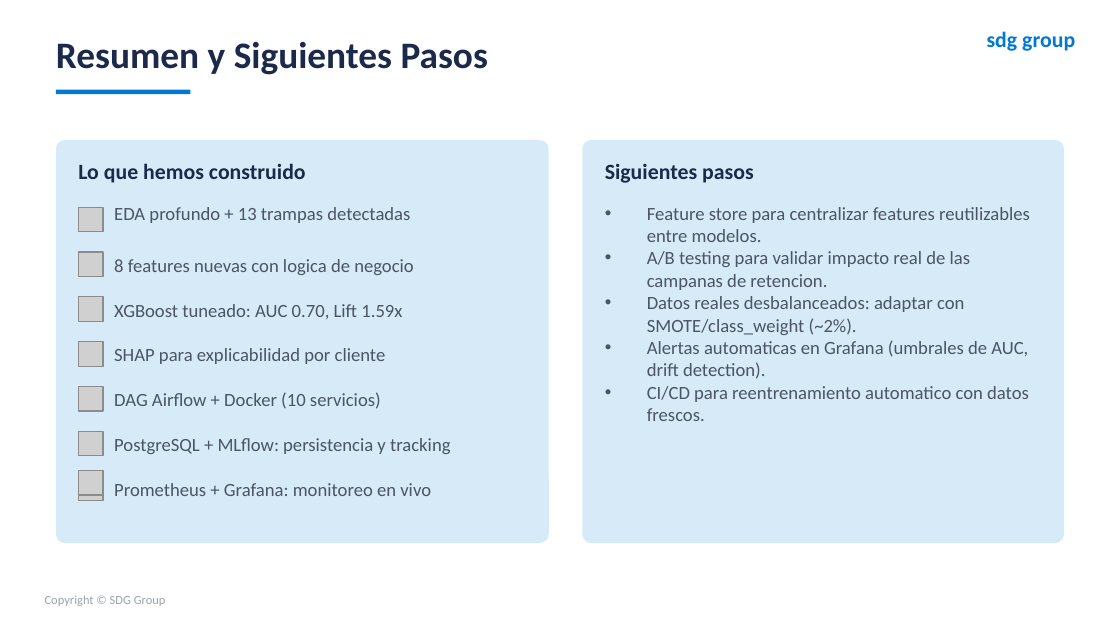
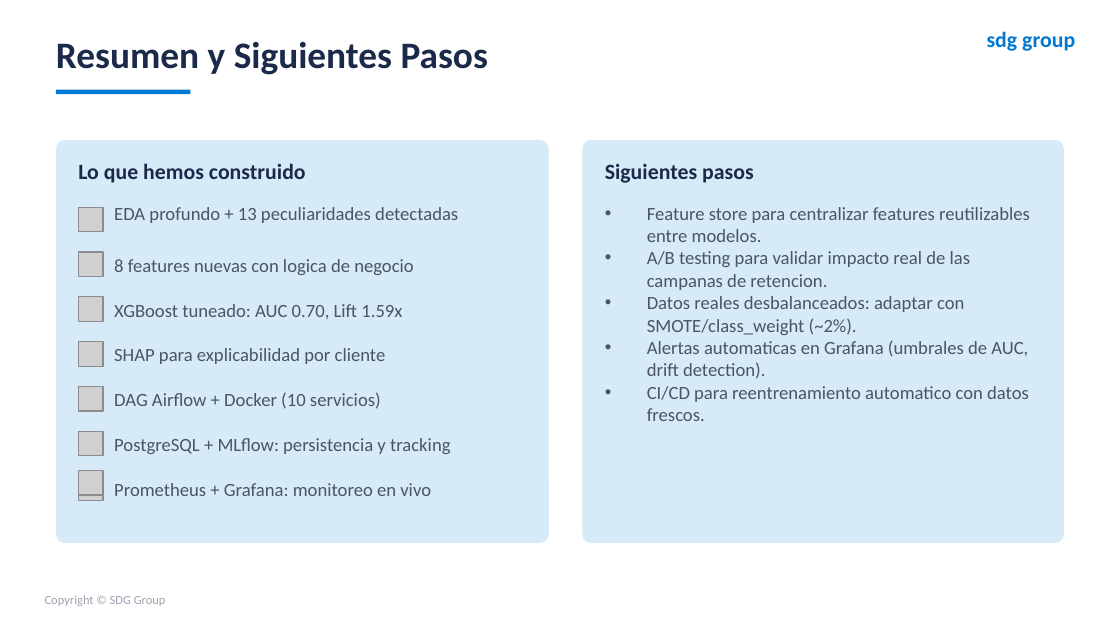
Before and after one commit to TomasUrban0/AI_Test_SDG, a slide deck: slide 26 of Presentacion_Churn_SDG.pptx. Drawn at 1120x630 pixels with LibreOffice and Linux fonts; fonts in the diff are those of the drawing; grey boxes stand for pictures. Boxes give left, top, right and bottom in pixels: in the first picture for what was removed or moved away, otherwise in the second. Text is boxed around its words. In the diff, an @@ line names an element or a change of style, - is before the commit and + after.

```diff
--- a/Presentacion_Churn_SDG.pptx
+++ b/Presentacion_Churn_SDG.pptx
@@ text at (x1=114, y1=207, x2=458, y2=223): text changed @@
-EDA profundo + 13 trampas detectadas
+EDA profundo + 13 peculiaridades detectadas
```
Also in this commit, not shown: 10 other slides changed, 9 other files.
